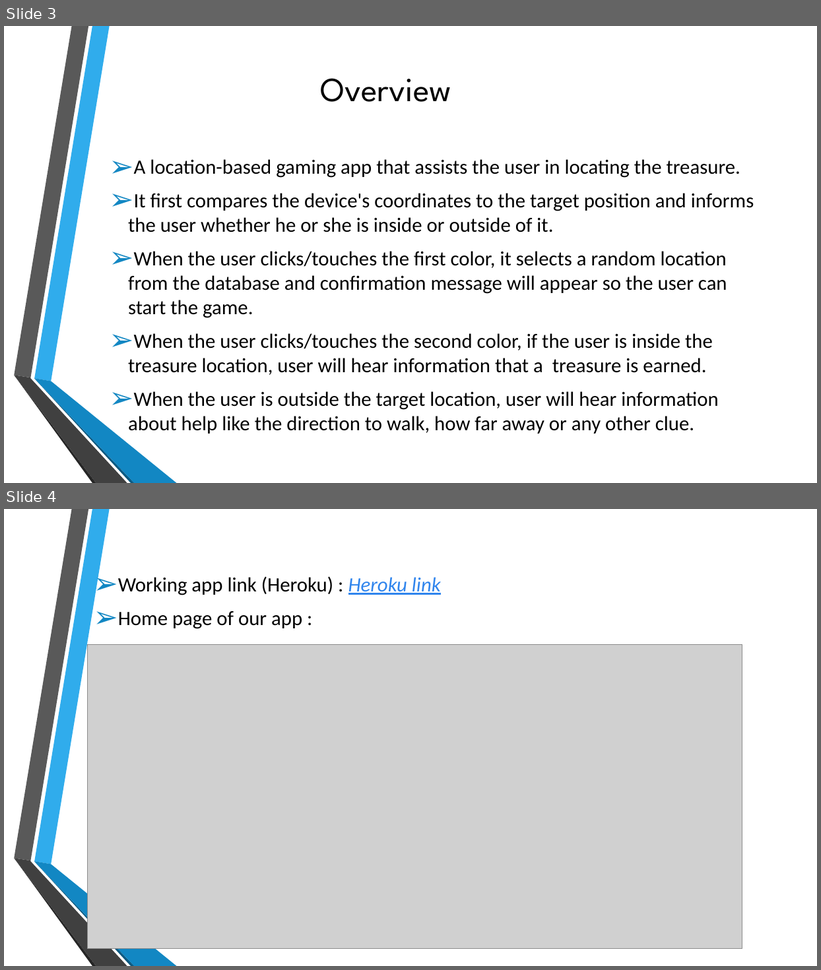
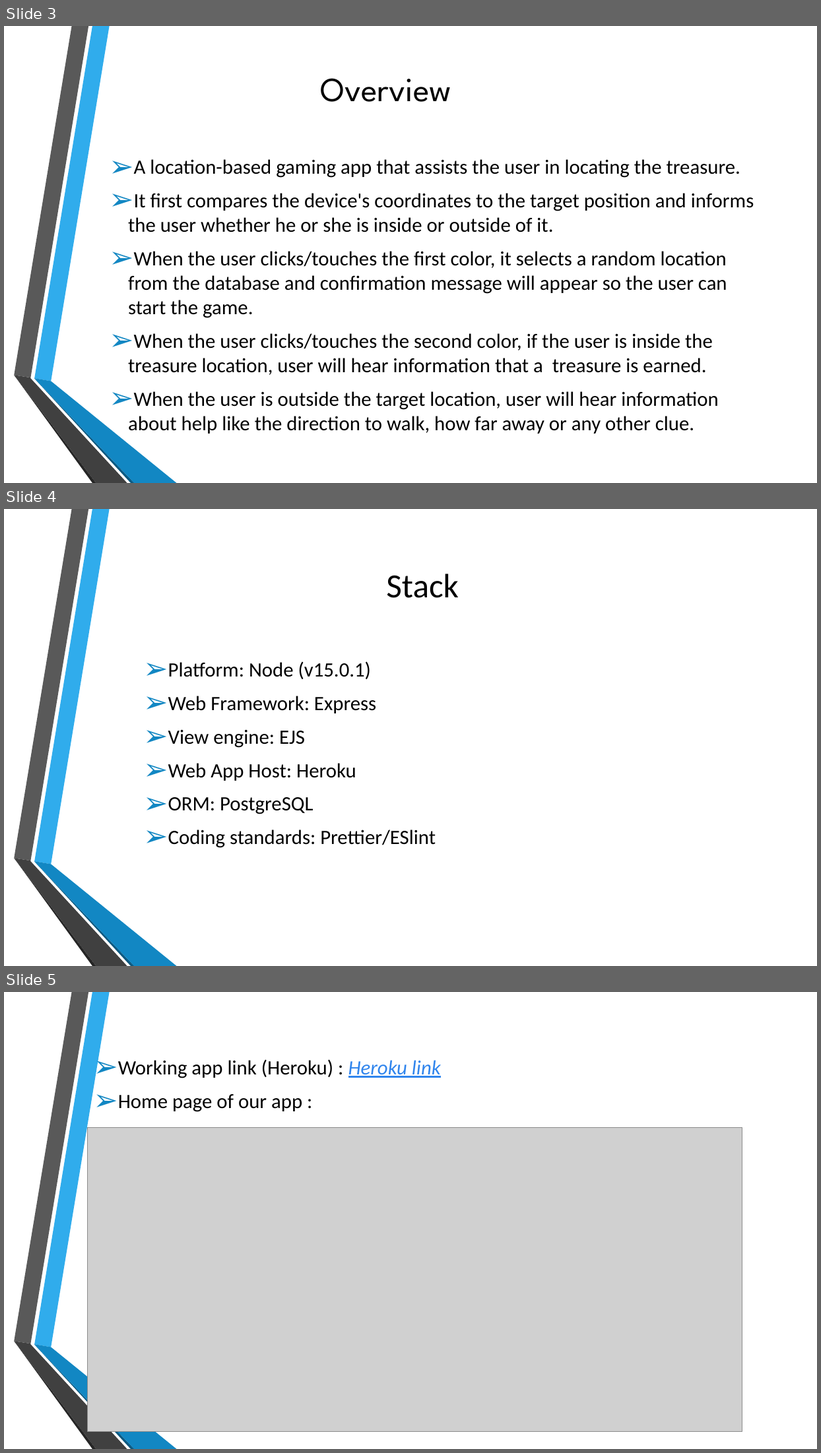
Before and after one commit to KHARIKA17/FSA-11, a slide deck: The ScAvenger’s Hunt.pptx. Shown one above the other, each under a label of ours: slides 3 and 4 before the commit, slides 3, 4 and 5 after it. The pictures are 821x970 and 821x1453 pixels, drawn with LibreOffice and Linux fonts; fonts in the diff are those of the drawing; grey boxes stand for pictures; background and template pictures are left out. Boxes give left, top, right and bottom in pixels: in the first picture for what was removed or moved away, otherwise in the second. Text is boxed around its words. In the diff, an @@ line names an element or a change of style, - is before the commit and + after.

Commit message:
added stack slide in powerpoint presentation

```diff
--- a/The ScAvenger’s Hunt.pptx
+++ b/The ScAvenger’s Hunt.pptx
@@ slide 4 added at [4,509,817,966], background picture (left out); not listed: 6 template elements that a slide beside it also shows @@
@@ title added at [386,574,459,598], 40 pt, text #000000 @@
+Stack
@@ text added at [168,661,436,848], 24 pt, text #000000 @@
+➢ Platform: Node (v15.0.1)
+➢ Web Framework: Express
+➢ View engine: EJS
+➢ Web App Host: Heroku
+➢ ORM: PostgreSQL
+➢ Coding standards: Prettier/ESlint
@@ what was slide 4 is now slide 5 @@
```
